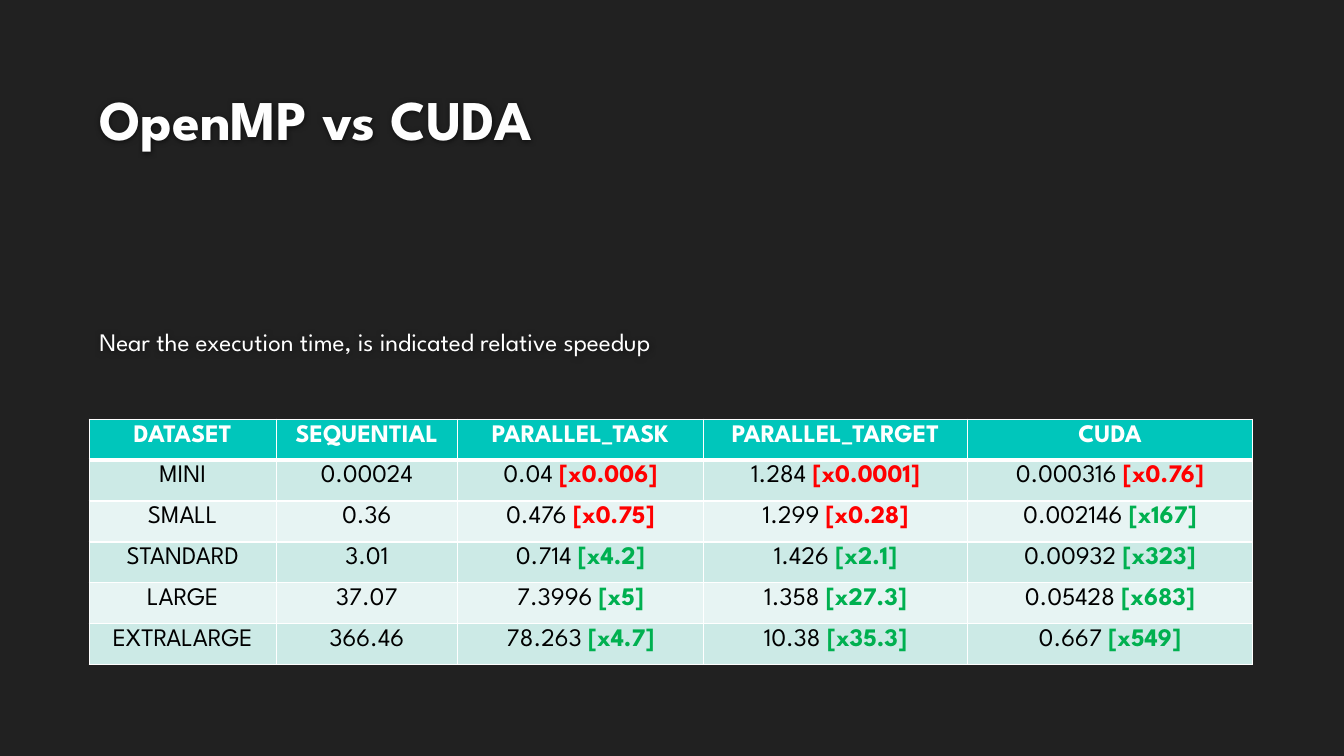
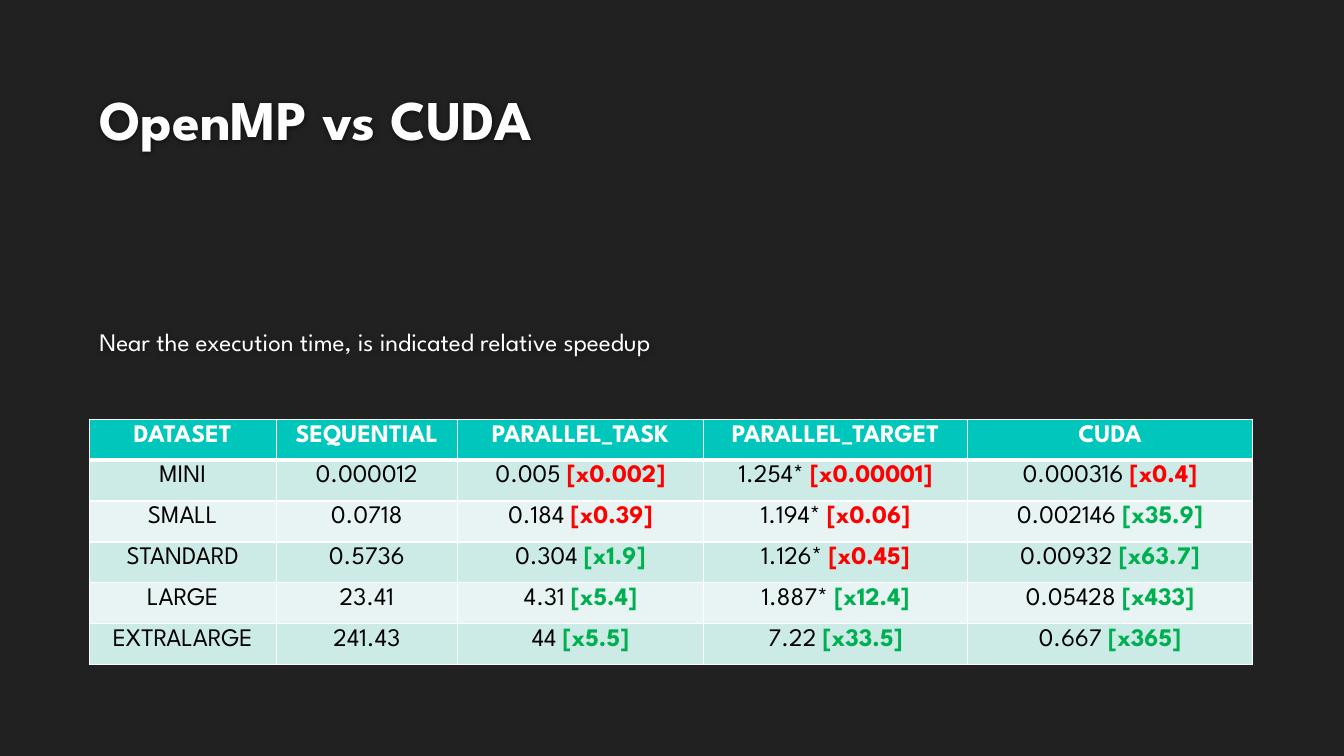
Before and after one commit to magicoderx/hpc-project, a slide deck: slide 14 of Progetto_HPC.pptx. Drawn at 1344x756 pixels with LibreOffice and Linux fonts; fonts in the diff are those of the drawing; background and template pictures are left out. Boxes give left, top, right and bottom in pixels: in the first picture for what was removed or moved away, otherwise in the second. Text is boxed around its words. In the diff, an @@ line names an element or a change of style, - is before the commit and + after.

Commit message:
Fixed execution times

```diff
--- a/Progetto_HPC.pptx
+++ b/Progetto_HPC.pptx
@@ table at box(90, 419, 1253, 664) @@
-row 2: MINI | 0.00024 | 0.04 [x0.006] | 1.284 [x0.0001] | 0.000316 [x0.76]
+row 2: MINI | 0.000012 | 0.005 [x0.002] | 1.254* [x0.00001] | 0.000316 [x0.4]
-row 3: SMALL | 0.36 | 0.476 [x0.75] | 1.299 [x0.28] | 0.002146 [x167]
+row 3: SMALL | 0.0718 | 0.184 [x0.39] | 1.194* [x0.06] | 0.002146 [x35.9]
-row 4: STANDARD | 3.01 | 0.714 [x4.2] | 1.426 [x2.1] | 0.00932 [x323]
+row 4: STANDARD | 0.5736 | 0.304 [x1.9] | 1.126* [x0.45] | 0.00932 [x63.7]
-row 5: LARGE | 37.07 | 7.3996 [x5] | 1.358 [x27.3] | 0.05428 [x683]
+row 5: LARGE | 23.41 | 4.31 [x5.4] | 1.887* [x12.4] | 0.05428 [x433]
-row 6: EXTRALARGE | 366.46 | 78.263 [x4.7] | 10.38 [x35.3] | 0.667 [x549]
+row 6: EXTRALARGE | 241.43 | 44 [x5.5] | 7.22 [x33.5] | 0.667 [x365]
```
